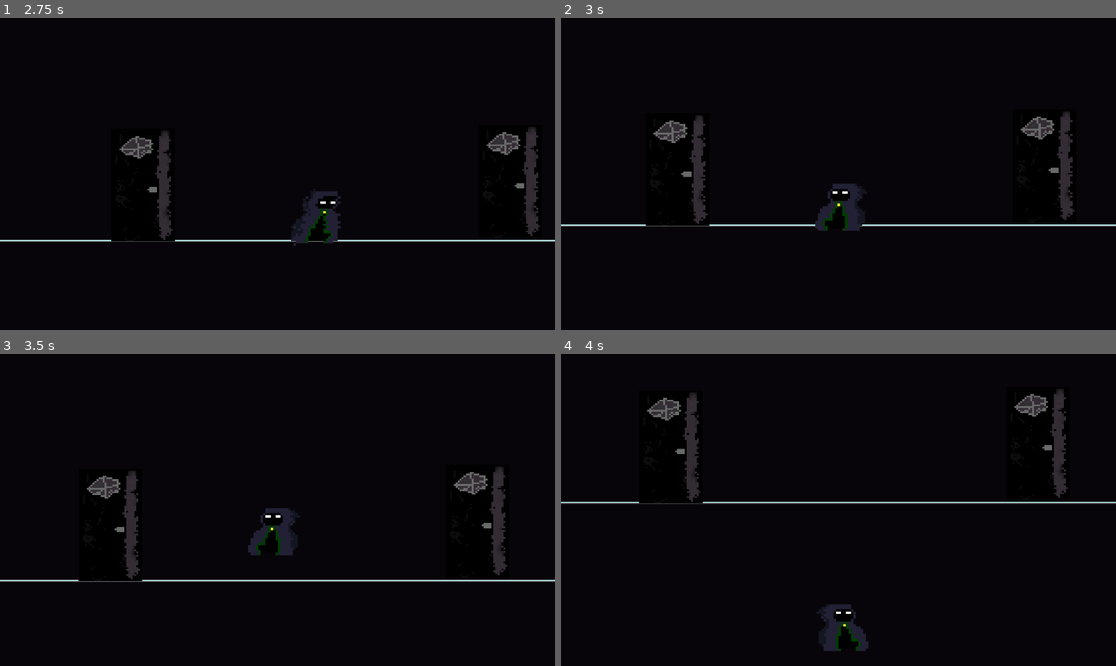
Above: before the commit, frames 1-4 (two rows, left to right).
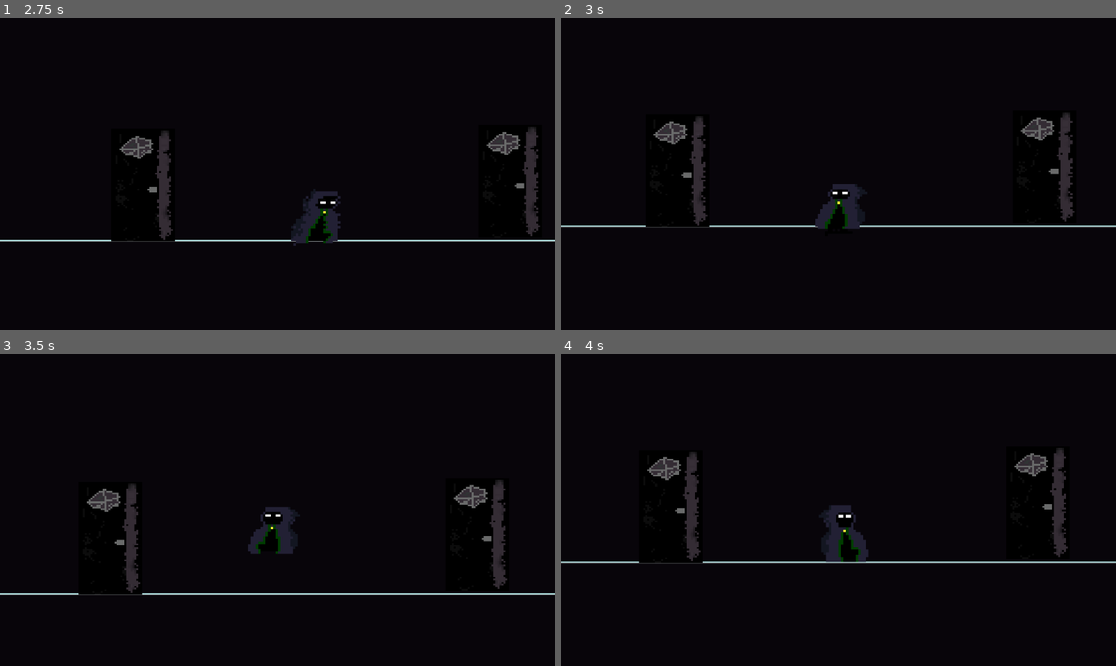
Above: after the commit, the same moments.

Repository: ByteOfWaffle/Godot--first
Game: Godot game, scene res://Scenes/menu.tscn
Same seed, same stepped clock (60 frames per second), same inputs: the game is played once before the commit and once after it.
Inputs:
- Up to frame 1 (2.75 s): click "play" at 0.5 s; hold D (move_right) from 1.28 s (still down); tap E (use) at 1.35, 2.3 s; tap Space (jump) at 1.52, 1.55, 1.82, 2.1, 2.27, 2.57 s
- Up to frame 2 (3 s): release D (move_right) at 2.78 s; hold A (move_left) from 2.78 s (still down); tap C (hide) at 2.85 s
- Up to frame 3 (3.5 s): keep holding A (move_left); tap Space (jump) at 3.05 s
- Up to frame 4 (4 s): release A (move_left) at 3.53 s; hold D (move_right) from 3.53 s (still down); tap E (use) at 3.6 s; tap Space (jump) at 3.77 s

Frame 1 is identical in both runs. In frame 2, 1.6% of the frame differs, in the area x 0-100%, y 30-69%; in frame 3, 3.1%; in frame 4, 5.8%, in the area x 0-100%, y 11-96%.

Commit message:
Cleaned up game stage

Diff:
--- a/succsess/magnum-asinum-project/Scenes/game.tscn
+++ b/succsess/magnum-asinum-project/Scenes/game.tscn
@@ -1,16 +1,14 @@
-[gd_scene load_steps=26 format=3 uid="uid://d2miga0cyguwv"]
+[gd_scene load_steps=21 format=3 uid="uid://d2miga0cyguwv"]
 
 [ext_resource type="PackedScene" uid="uid://ov0vfo524q6q" path="res://Scenes/player.tscn" id="1_2hsnm"]
 [ext_resource type="Shader" path="res://Assets/Shaders/game.gdshader" id="1_sncng"]
 [ext_resource type="Script" path="res://Scripts/gamemanager.gd" id="1_ubfj6"]
 [ext_resource type="Script" path="res://Scripts/player.gd" id="2_pqnuo"]
 [ext_resource type="FontFile" uid="uid://cs14rsgkkkey8" path="res://Assets/fonts/PixelOperator8-Bold.ttf" id="2_qivlf"]
-[ext_resource type="PackedScene" uid="uid://cex7orwbmfix4" path="res://Scenes/platform.tscn" id="4_pkfb7"]
 [ext_resource type="Texture2D" uid="uid://bm4vcy2dxxfue" path="res://Assets/sprites/Tileset__castle__.png" id="5_2isjk"]
 [ext_resource type="PackedScene" uid="uid://lylneo61pv67" path="res://Scenes/coin.tscn" id="5_meqpo"]
 [ext_resource type="PackedScene" uid="uid://u5k0crx5l808" path="res://Scenes/killzone.tscn" id="6_4wuku"]
 [ext_resource type="PackedScene" uid="uid://r0lnptd5cx4b" path="res://Scenes/Slime.tscn" id="7_5y2ud"]
-[ext_resource type="FontFile" uid="uid://ds3go8anciis8" path="res://Assets/fonts/PixelOperator8.ttf" id="8_mt1xn"]
 [ext_resource type="Texture2D" uid="uid://ctyrmi52biote" path="res://Assets/sprites/BackDrops/Nightcity.png" id="11_xcats"]
 [ext_resource type="PackedScene" uid="uid://b62ugmwrc1t02" path="res://Scenes/transfer.tscn" id="12_7404v"]
 [ext_resource type="Texture2D" uid="uid://fwcq3ncledt5" path="res://Assets/sprites/train door.png" id="13_p5cw4"]
@@ -37,44 +35,6 @@
 glow_hdr_scale = 2.5
 fog_sun_scatter = 7.65
 adjustment_enabled = true
-
-[sub_resource type="Animation" id="Animation_6wp53"]
-resource_name = "Move"
-length = 3.0
-loop_mode = 2
-tracks/0/type = "value"
-tracks/0/imported = false
-tracks/0/enabled = true
-tracks/0/path = NodePath(".:position")
-tracks/0/interp = 1
-tracks/0/loop_wrap = true
-tracks/0/keys = {
-"times": PackedFloat32Array(0, 2.96667),
-"transitions": PackedFloat32Array(1, 1),
-"update": 0,
-"values": [Vector2(192, 54), Vector2(367, 54)]
-}
-
-[sub_resource type="Animation" id="Animation_vu20f"]
-length = 0.001
-tracks/0/type = "value"
-tracks/0/imported = false
-tracks/0/enabled = true
-tracks/0/path = NodePath(".:position")
-tracks/0/interp = 1
-tracks/0/loop_wrap = true
-tracks/0/keys = {
-"times": PackedFloat32Array(0),
-"transitions": PackedFloat32Array(1),
-"update": 0,
-"values": [Vector2(199, 56)]
-}
-
-[sub_resource type="AnimationLibrary" id="AnimationLibrary_mr7wk"]
-_data = {
-"Move": SubResource("Animation_6wp53"),
-"RESET": SubResource("Animation_vu20f")
-}
 
 [sub_resource type="WorldBoundaryShape2D" id="WorldBoundaryShape2D_0b2wh"]
 
@@ -2191,15 +2151,6 @@
 limit_smoothed = true
 position_smoothing_enabled = true
 
-[node name="Platform" parent="." instance=ExtResource("4_pkfb7")]
-position = Vector2(199, 56)
-
-[node name="AnimationPlayer" type="AnimationPlayer" parent="Platform"]
-libraries = {
-"": SubResource("AnimationLibrary_mr7wk")
-}
-autoplay = "Move"
-
 [node name="Killzone" parent="." instance=ExtResource("6_4wuku")]
 position = Vector2(28, 157)
 collision_layer = 1073742082
@@ -2231,59 +2182,6 @@
 position = Vector2(437, 52)
 
 [node name="labels" type="Node" parent="."]
-
-[node name="Label4" type="Label" parent="labels"]
-offset_left = 165.0
-offset_top = -100.0
-offset_right = 341.0
-offset_bottom = -70.0
-theme_override_fonts/font = ExtResource("8_mt1xn")
-theme_override_font_sizes/font_size = 8
-text = "Trust me Knight cannot swim
-"
-metadata/_edit_use_anchors_ = true
-
-[node name="Label5" type="Label" parent="labels"]
-offset_left = 178.0
-offset_top = 98.0
-offset_right = 354.0
-offset_bottom = 128.0
-theme_override_fonts/font = ExtResource("8_mt1xn")
-theme_override_font_sizes/font_size = 8
-text = "Or don't trust me"
-metadata/_edit_use_anchors_ = true
-
-[node name="Label3" type="Label" parent="labels"]
-offset_left = 52.0
-offset_top = -73.0
-offset_right = 138.0
-offset_bottom = -43.0
-theme_override_fonts/font = ExtResource("8_mt1xn")
-theme_override_font_sizes/font_size = 8
-text = "This is bob
-Bob has anger
-issues"
-metadata/_edit_use_anchors_ = true
-
-[node name="Label" type="Label" parent="labels"]
-offset_left = -161.0
-offset_top = -33.0
-offset_right = 11.0
-offset_bottom = -10.0
-theme_override_fonts/font = ExtResource("8_mt1xn")
-theme_override_font_sizes/font_size = 8
-text = "WASD or arrow keys to move"
-metadata/_edit_use_anchors_ = true
-
-[node name="Label2" type="Label" parent="labels"]
-offset_left = -104.0
-offset_top = 3.0
-offset_right = -18.0
-offset_bottom = 13.0
-theme_override_fonts/font = ExtResource("8_mt1xn")
-theme_override_font_sizes/font_size = 8
-text = "Space to jump"
-metadata/_edit_use_anchors_ = true
 
 [node name="TileMap" type="TileMap" parent="."]
 tile_set = SubResource("TileSet_a4t4g")
--- a/succsess/magnum-asinum-project/Scenes/hub.tscn
+++ b/succsess/magnum-asinum-project/Scenes/hub.tscn
@@ -2081,7 +2081,8 @@
 
 [sub_resource type="TileSet" id="TileSet_lrnsc"]
 tile_size = Vector2i(32, 32)
-physics_layer_0/collision_layer = 1
+physics_layer_0/collision_layer = 32769
+physics_layer_0/collision_mask = 32769
 sources/1 = SubResource("TileSetAtlasSource_s6vnl")
 sources/2 = SubResource("TileSetAtlasSource_firx5")
 
@@ -2104,8 +2105,8 @@
 z_index = 5
 position = Vector2(-492, -80)
 scale = Vector2(2.57, 2.57)
-collision_layer = 258
-collision_mask = 259
+collision_layer = 33026
+collision_mask = 33027
 script = ExtResource("4_2cn2h")
 
 [node name="Camera2D" type="Camera2D" parent="Player"]
--- a/succsess/magnum-asinum-project/Scenes/train.tscn
+++ b/succsess/magnum-asinum-project/Scenes/train.tscn
@@ -2092,7 +2092,8 @@
 
 [sub_resource type="TileSet" id="TileSet_ge3vy"]
 tile_size = Vector2i(32, 32)
-physics_layer_0/collision_layer = 1
+physics_layer_0/collision_layer = 32769
+physics_layer_0/collision_mask = 32769
 sources/1 = SubResource("TileSetAtlasSource_2e0uf")
 sources/2 = SubResource("TileSetAtlasSource_nset7")
 sources/0 = SubResource("TileSetAtlasSource_yjpjh")
@@ -2140,8 +2141,8 @@
 z_index = 5
 position = Vector2(-200, -1)
 scale = Vector2(2, 2)
-collision_layer = 258
-collision_mask = 259
+collision_layer = 33026
+collision_mask = 33027
 script = ExtResource("4_ygsru")
 
 [node name="Camera2D" type="Camera2D" parent="Player"]
Not shown, changed: succsess/magnum-asinum-project/Scenes/sewer.tscn
